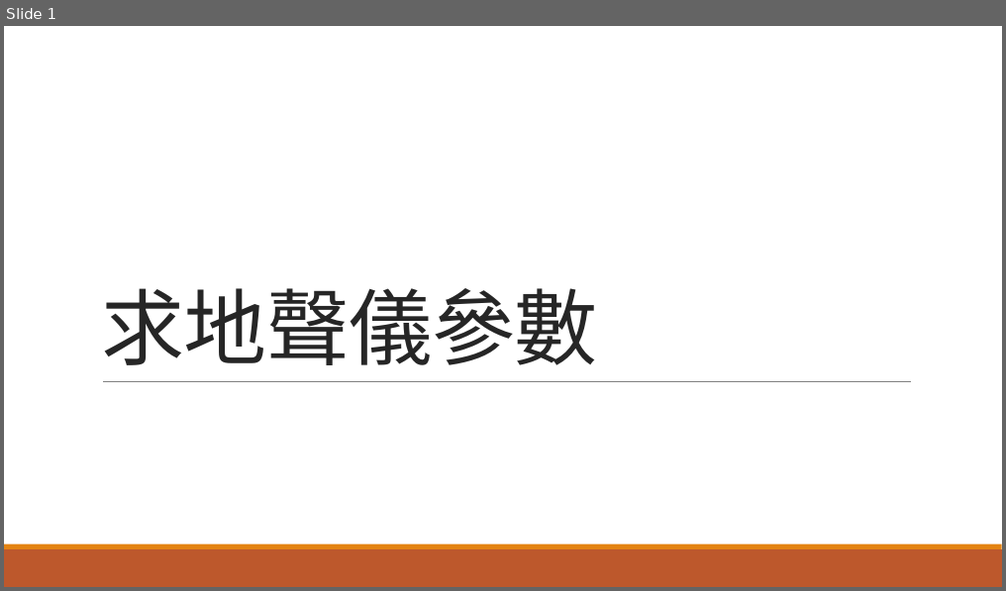
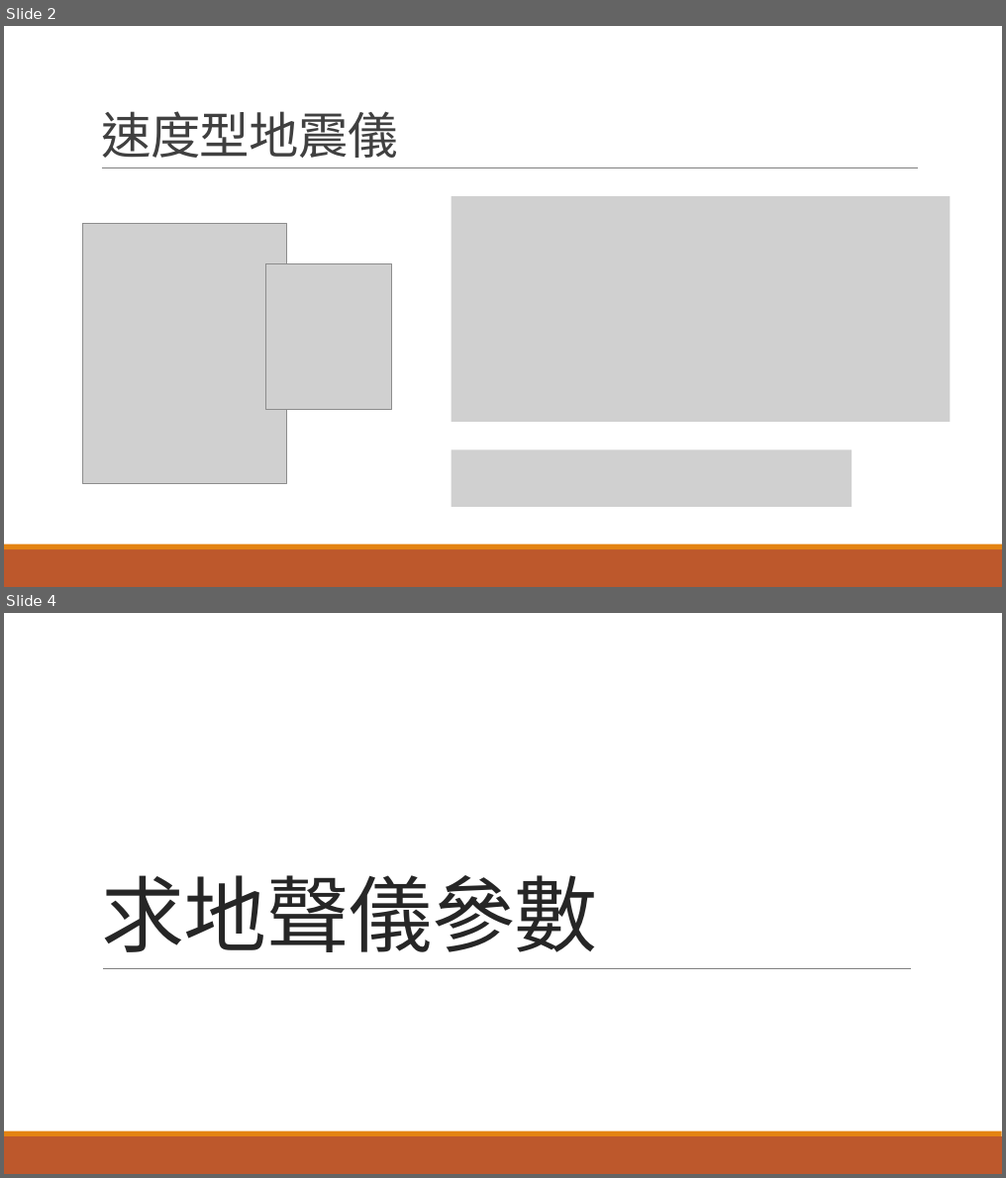
Before and after one commit to r889165/BackUpThesis, a slide deck: Geophone_Calibration/地聲儀求參數.pptx. Shown one above the other, each under a label of ours: slide 1 before the commit, slides 2 and 4 after it; the slides between them are not shown. The pictures are 1006x591 and 1006x1178 pixels, drawn with LibreOffice and Linux fonts; fonts in the diff are those of the drawing; grey boxes stand for pictures. Boxes give left, top, right and bottom in pixels: in the first picture for what was removed or moved away, otherwise in the second. Text is boxed around its words. In the diff, an @@ line names an element or a change of style, - is before the commit and + after.

```diff
--- a/Geophone_Calibration/地聲儀求參數.pptx
+++ b/Geophone_Calibration/地聲儀求參數.pptx
@@ slide 2 added at [4, 26, 1002, 587], background #FFFFFF; not listed: 2 template elements that a slide beside it also shows @@
@@ title added at [101, 111, 398, 158], 48 pt, text #404040 @@
+速度型地震儀
@@ line added from (102, 169) to (918, 169), #808080 0.5 pt @@
@@ picture added at [450, 196, 950, 422] @@
@@ picture added at [82, 224, 286, 484] @@
@@ picture added at [266, 264, 392, 410] @@
@@ picture added at [450, 451, 851, 507] @@
@@ what was slide 1 is now slide 4 @@
```
Also in this commit, not shown: 8 slides changed, 16 other slides added, 4 slides removed, 20 other files.
